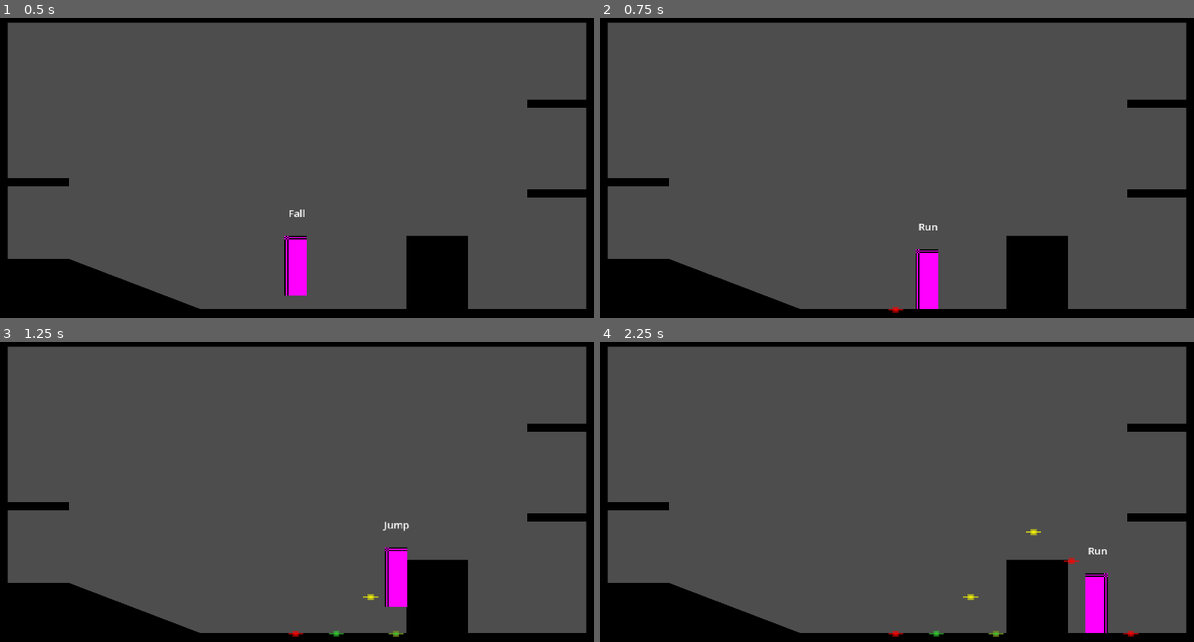
Above: before the commit, frames 1-4 (two rows, left to right).
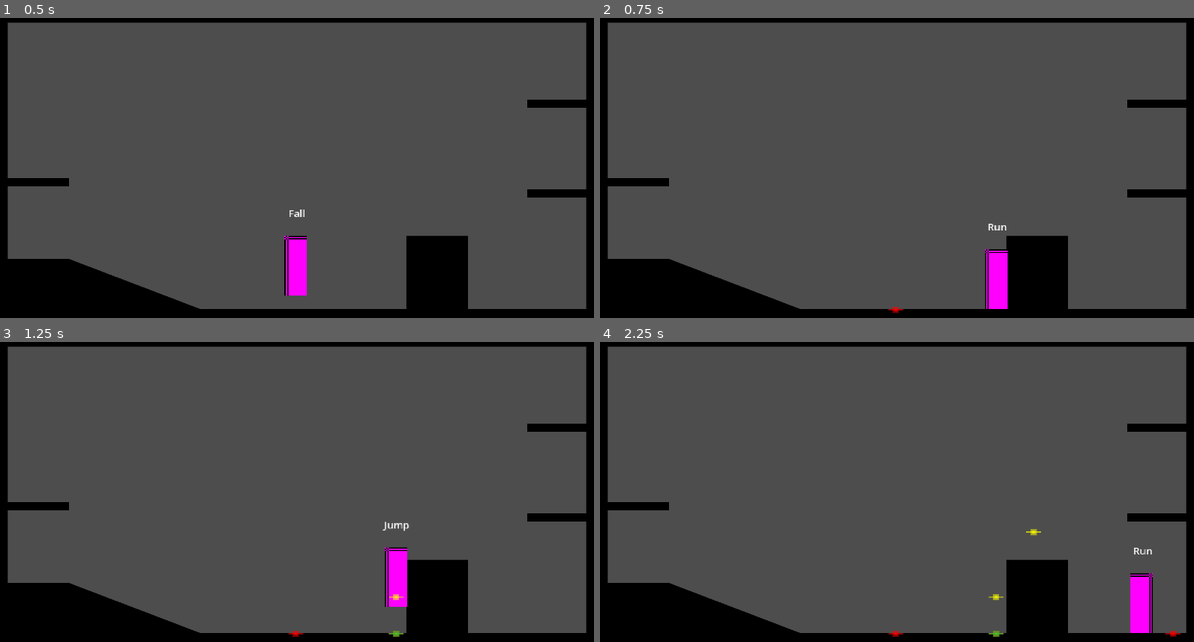
Above: after the commit, the same moments.

Repository: AbdLim/metrodvania-tut
Game: Godot game, scene res://playground.tscn
The game is run twice, just before and just after one commit, with the same random seed, the same clock (stepped at 60 frames per second) and the same inputs.
Inputs:
- Up to frame 1 (0.5 s): no input
- Up to frame 2 (0.75 s): hold D (right) from 0.53 s (still down); hold Shift (dash) from 0.53 s (still down)
- Up to frame 3 (1.25 s): keep holding D (right); keep holding Shift (dash); tap Space (jump) at 0.77, 0.8, 1.07 s
- Up to frame 4 (2.25 s): release Shift (dash) at 1.28 s; tap Space (jump) at 1.35, 1.52, 1.82 s; tap Shift (dash) at 1.55 s; release D (right) at 2.03 s; hold A (left) from 2.03 s (still down); hold Shift (dash) from 2.03 s (still down)

Frame 1 is identical in both runs. In frame 2, 1.6% of the frame differs, in the area x 53-69%, y 68-98%; in frame 3, less than 0.1%; in frame 4, 1.8%, in the area x 55-98%, y 68-99%.

Commit message:
implement custom dash

Diff:
--- a/player/player.tscn
+++ b/player/player.tscn
@@ -7,6 +7,7 @@
 [ext_resource type="Script" uid="uid://dg37kxho7x15h" path="res://player/states/fall.gd" id="5_qjkh3"]
 [ext_resource type="Script" uid="uid://bm0bmw5fw6vdm" path="res://player/states/crouch.gd" id="6_g6k8r"]
 [ext_resource type="Script" uid="uid://cbtbvs0yahofl" path="res://player/states/drop.gd" id="7_boad6"]
+[ext_resource type="Script" uid="uid://b6saq5sx3rycd" path="res://player/states/dash.gd" id="8_rgyib"]
 
 [sub_resource type="PlaceholderTexture2D" id="PlaceholderTexture2D_kqu6x"]
 size = Vector2(18, 48)
@@ -49,6 +50,10 @@
 unique_name_in_owner = true
 script = ExtResource("7_boad6")
 
+[node name="Dash" type="Node" parent="States"]
+unique_name_in_owner = true
+script = ExtResource("8_rgyib")
+
 [node name="Sprite2D" type="Sprite2D" parent="."]
 position = Vector2(0, 24)
 texture = SubResource("PlaceholderTexture2D_kqu6x")
--- a/player/scripts/player.gd
+++ b/player/scripts/player.gd
@@ -19,6 +19,7 @@
 #region /// Movement variables
 var direction: Vector2 = Vector2.ZERO
 var gravity_multiplier: float = 1.0
+var facing: int = 1 # i get this from last pressed on x_axis
 #endregion
 
 #region /// Exported Variables
@@ -27,7 +28,11 @@
 @export var gravity: float = 980.0
 @export var coyote_time: float = 0.08
 @export var jump_buffer_time: float = 0.12
-@export var dash_cooldown: float = 0.25
+
+#Dash
+@export var dash_speed: float = 900.0
+@export var dash_time: float = 0.15
+@export var dash_cooldown: float = 3.0  # exported cooldown in seconds
 #endregion
 
 #region /// Timers
@@ -35,6 +40,12 @@
 var jump_buffer_timer: float = 0.0
 var dash_cooldown_timer: float = 0.0
 var drop_timer: float = 0.0
+var dash_timer: float = 0.0
+#endregion
+
+#region /// Dash control
+var can_dash: bool = true
+var prev_on_floor: bool = true
 #endregion
 
 func _ready() -> void:
@@ -55,6 +66,13 @@
 	update_timers(delta)
 	apply_gravity(delta)
 	move_and_slide()
+
+	var now_on_floor: bool = is_on_floor()
+	if not prev_on_floor and now_on_floor:
+		can_dash = true
+	prev_on_floor = now_on_floor
+
+
 	change_state(current_state.physics_process(delta))
 
 
@@ -99,6 +117,7 @@
 	var y_axis = Input.get_axis("up", "down")
 	direction = Vector2(x_axis, y_axis)
 	if direction.x != 0:
+		facing = sign(direction.x)
 		sprite_2d.scale.x = sign(direction.x)
 
 func apply_gravity(delta: float) -> void:
--- a/player/states/00_player_state.gd
+++ b/player/states/00_player_state.gd
@@ -8,6 +8,7 @@
 @onready var fall: PlayerStateFall = %Fall
 @onready var crouch: PlayerStateCrouch = %Crouch
 @onready var drop: PlayerStateDrop = %Drop
+@onready var dash: PlayerStateDash = %Dash
 
 var player: Player
 var next_state: PlayerState = null
--- /dev/null
+++ b/player/states/dash.gd
@@ -0,0 +1,47 @@
+class_name PlayerStateDash
+extends PlayerState
+
+@export var dash_speed: float = 900.0
+@export var dash_time: float = 0.15
+
+var timer: float = 0.0
+var started_on_ground: bool = false
+var dash_direction: int = 1
+
+func enter() -> void:
+	started_on_ground = player.is_on_floor()
+	dash_direction = player.facing if player.facing != 0 else 1
+
+	player.can_dash = false
+	player.dash_cooldown_timer = player.dash_cooldown
+
+	player.velocity.x = float(dash_direction) * dash_speed
+
+	timer = 0.0
+
+func exit() -> void:
+	# ensure gravity multiplier restored
+	player.gravity_multiplier = 1.0
+
+func handle_inputs(_event: InputEvent) -> PlayerState:
+	# ignore inputs while dashing (locked)
+	return null
+
+func physics_process(_delta: float) -> PlayerState:
+	timer += _delta
+
+	player.velocity.x = float(dash_direction) * dash_speed
+	player.velocity.y = 0.0
+
+	if timer >= dash_time:
+		# soften horizontal momentum on exit
+		player.velocity.x *= 0.4
+
+		if player.is_on_floor():
+			if abs(player.direction.x) > 0:
+				return run
+			else:
+				return idle
+		return fall
+
+	return null
--- a/player/states/fall.gd
+++ b/player/states/fall.gd
@@ -10,8 +10,12 @@
 	player.gravity_multiplier = 1.0
 
 func handle_inputs(event: InputEvent) -> PlayerState:
+	if event.is_action_pressed("dash") and player.can_dash:
+		return dash
+
 	if event.is_action_pressed("jump"):
 		player.buffer_input("jump")
+
 	return next_state
 
 func physics_process(_delta: float) -> PlayerState:
--- a/player/states/idle.gd
+++ b/player/states/idle.gd
@@ -2,8 +2,12 @@
 extends PlayerState
 
 func handle_inputs(event: InputEvent) -> PlayerState:
-	if event.is_action_pressed("jump"):
+	if event.is_action_pressed("dash") and player.can_dash:
+		return dash
+
+	elif event.is_action_pressed("jump"):
 		player.buffer_input("jump")
+
 	return next_state
 
 func process(_delta: float) -> PlayerState:
--- a/player/states/jump.gd
+++ b/player/states/jump.gd
@@ -8,8 +8,12 @@
 	player.velocity.y = -jump_velocity
 
 func handle_inputs(event: InputEvent) -> PlayerState:
+	if event.is_action_pressed("dash") and player.can_dash:
+		return dash
+
 	if event.is_action_released("jump"):
 		player.velocity.y *= 0.5
+
 	return next_state
 
 func physics_process(_delta: float) -> PlayerState:
--- a/player/states/run.gd
+++ b/player/states/run.gd
@@ -2,8 +2,12 @@
 extends PlayerState
 
 func handle_inputs(event: InputEvent) -> PlayerState:
-	if event.is_action_pressed("jump"):
+	if event.is_action_pressed("dash") and player.can_dash:
+		return dash
+
+	elif event.is_action_pressed("jump"):
 		player.buffer_input("jump")
+
 	return next_state
 
 func process(_delta: float) -> PlayerState:
Not shown: 1 places in player/player.tscn that only renumber resources
Not shown, added: player/states/dash.gd.uid
